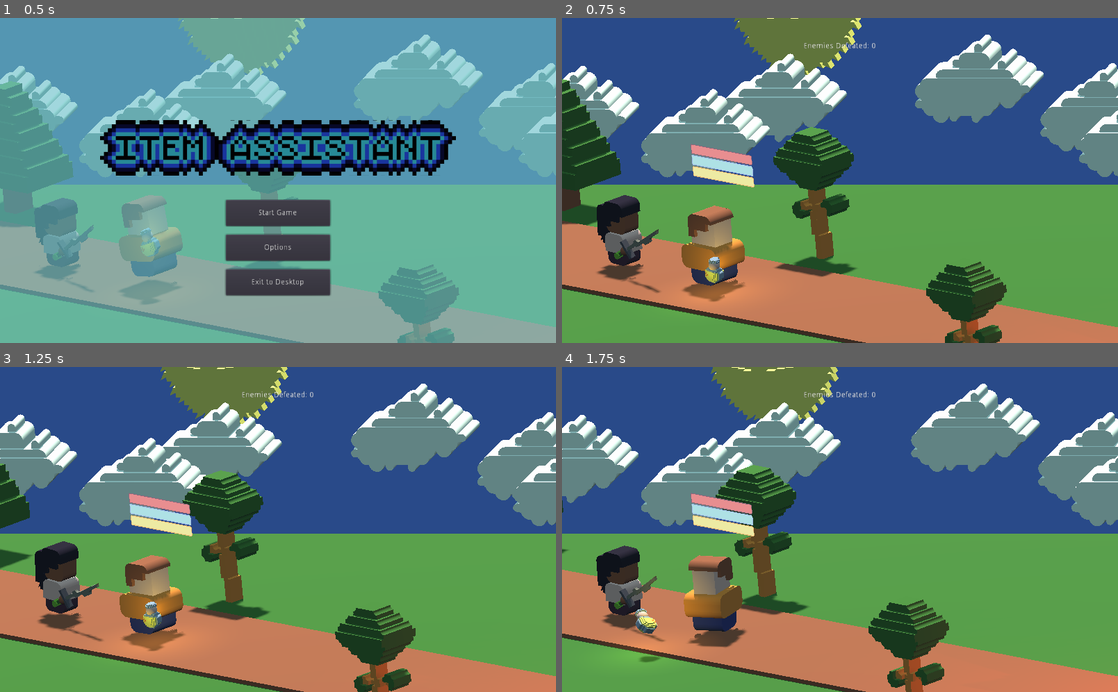
Above: before the commit, frames 1-4 (two rows, left to right).
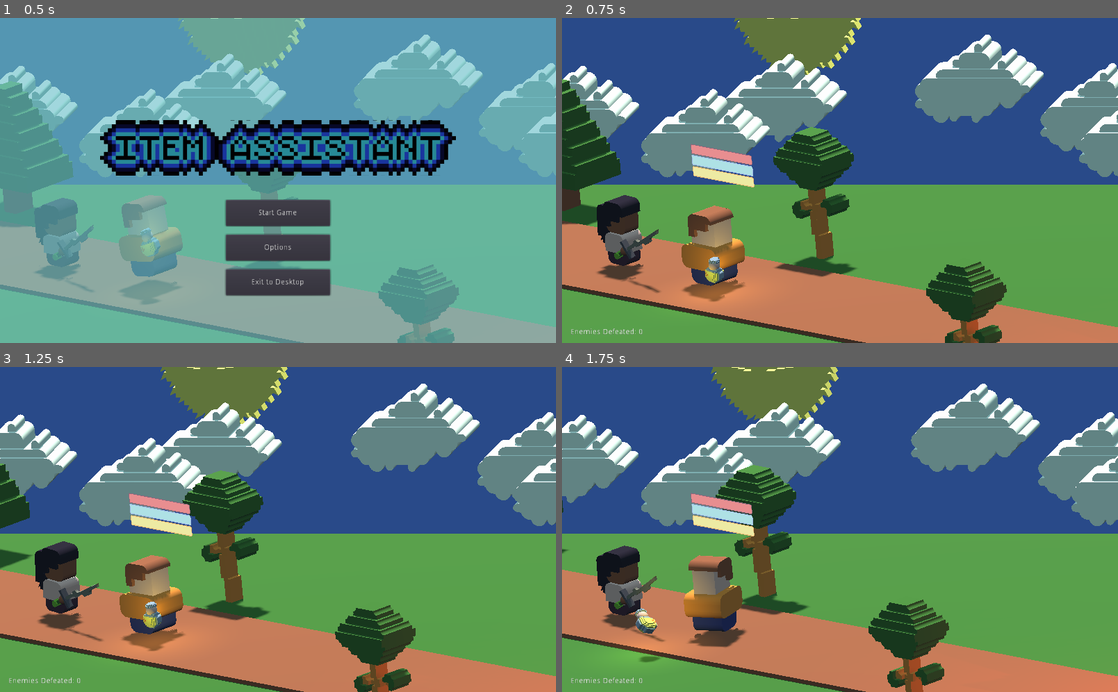
Above: after the commit, the same moments.

Repository: matt-cles/item-assistant
Game: Godot game, scene res://scenes/Main.tscn
Same seed, same stepped clock (60 frames per second), same inputs: the game is played once before the commit and once after it.
Inputs (mouse positions are in pixels of both pictures, inside the frame that each line leads up to):
- Up to frame 1 (0.5 s): no input
- Up to frame 2 (0.75 s): click "Start Game" at 0.5 s
- Up to frame 3 (1.25 s): no input
- Up to frame 4 (1.75 s): tap Enter (ui_accept) at 1.25, 1.52 s; move the mouse to (962, 513) at 1.27 s; hold Right (ui_right) from 1.28 s (still down)

Frame 1 is identical in both runs. In frame 2, 0.2% of the frame differs, in the area x 1-57%, y 7-98%; in frame 3, 0.2%; in frame 4, 0.2%.

Commit message:
update score tab position

Diff:
--- a/scenes/Menu.tscn
+++ b/scenes/Menu.tscn
@@ -15,11 +15,9 @@
 }
 
 [node name="ScoreTab" type="Control" parent="."]
-visible = false
-margin_left = 384.0
-margin_top = 32.0
-margin_right = 640.0
-margin_bottom = 72.0
+margin_top = 560.0
+margin_right = 256.0
+margin_bottom = 600.0
 __meta__ = {
 "_edit_use_anchors_": false
 }
@@ -27,8 +25,9 @@
 [node name="Label" type="Label" parent="ScoreTab"]
 anchor_right = 1.0
 anchor_bottom = 1.0
+margin_left = 16.0
+margin_right = 16.0
 text = "Enemies Defeated: 0"
-align = 1
 valign = 1
 
 [node name="StartMenu" type="Control" parent="."]
@@ -76,6 +75,7 @@
 }
 
 [node name="PauseMenu" type="Control" parent="."]
+visible = false
 anchor_right = 1.0
 anchor_bottom = 1.0
 __meta__ = {
